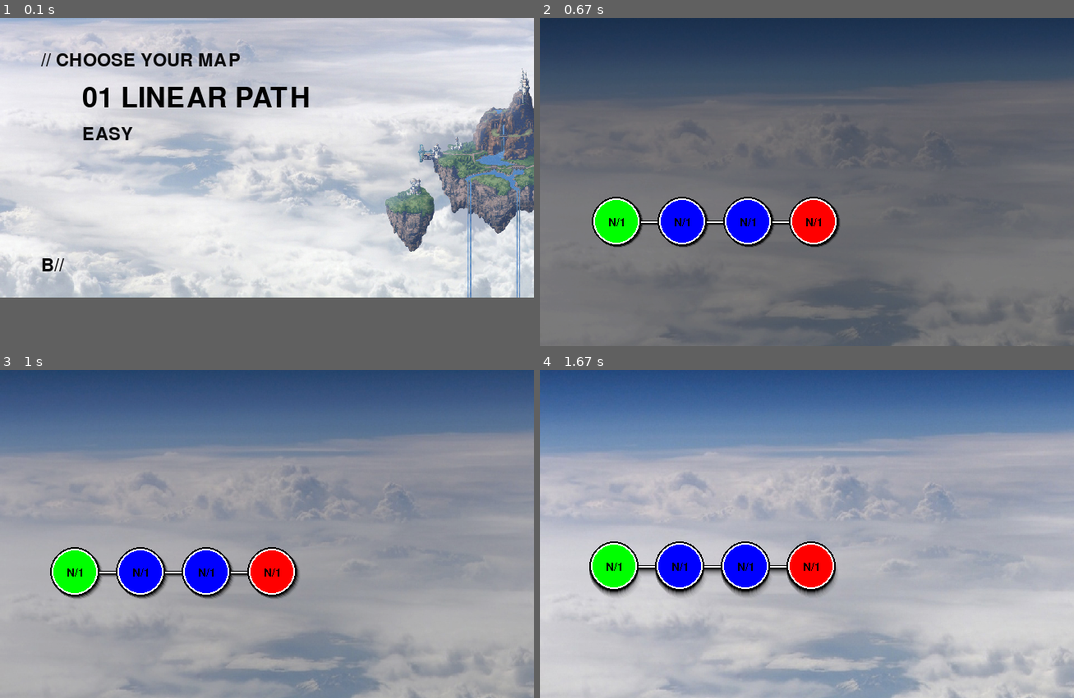
Above: before the commit, frames 1-4 (two rows, left to right).
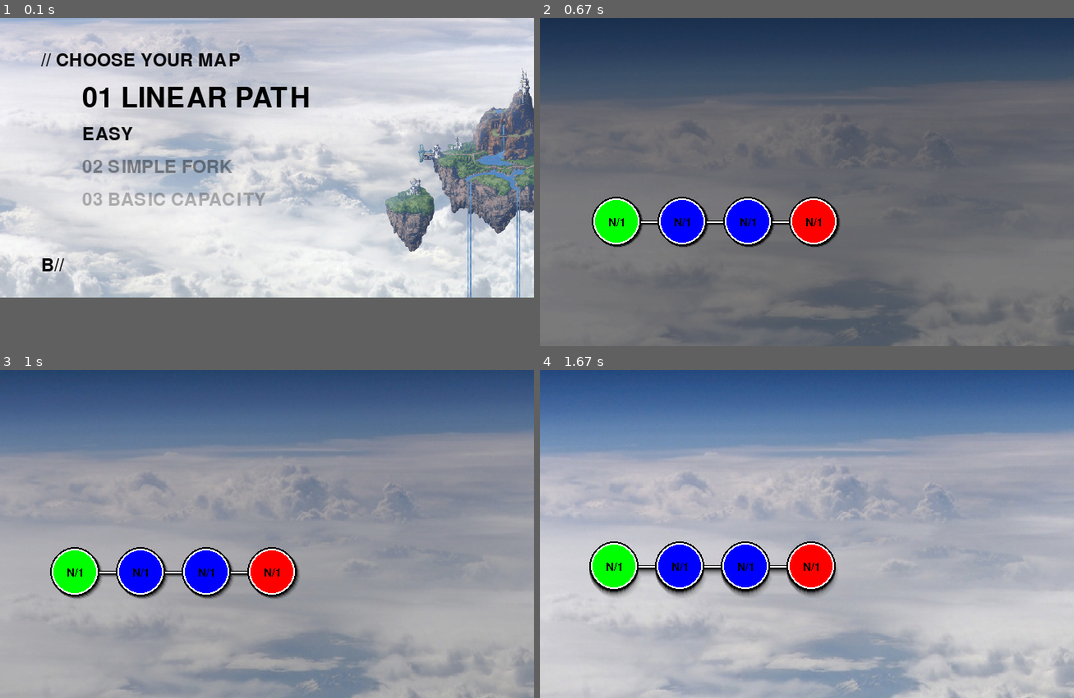
Above: after the commit, the same moments.

Repository: bilalium1/fly-in
Game: pygame game, started from main.py
Two runs of this game, one before a commit and one after it. Both use one fixed random seed, a clock stepped at 60 frames per second and the inputs below.
Inputs:
- Up to frame 1 (0.1 s): no input
- Up to frame 2 (0.67 s): tap Enter at 0.33 s
- Up to frame 3 (1 s): no input
- Up to frame 4 (1.67 s): no input
The pictures show only the part of the screen within x 0-50%, y 20-70%; the shares and areas given below are measured in that part.

The runs differ from the first frame. In frame 1, 1.2% of the frame differs, in the area x 15-50%, y 43-58%; in frame 2, nothing differs; in frame 3, nothing differs; in frame 4, nothing differs.

Commit message:
ts is so fine

Diff:
--- a/main.py
+++ b/main.py
@@ -11,6 +11,9 @@
     print("\n[B//] WELCOME TO FLY-IN\n")
     print("[+//] RUNNING PARSING TEST...\n")
     map = menu_viz()
+    if map is None:
+        print("[x//] No file was chosen.")
+        return
     info = parse(map)
     viz(info)
     print(info)
--- a/visualizer/menu_vis.py
+++ b/visualizer/menu_vis.py
@@ -42,13 +42,15 @@
             if event.type == pygame.QUIT:
                 running = False
             elif event.type == pygame.KEYDOWN:
-                if event.key == pygame.K_RIGHT:
+                if event.key == pygame.K_DOWN:
                     i = (i + 1) % n_maps
-                if event.key == pygame.K_LEFT:
+                if event.key == pygame.K_UP:
                     i = (i - 1) % n_maps
                 current_map = maps[i]
                 if event.key == pygame.K_RETURN:
                     return (current_map)
+                if event.key == pygame.K_q or event.key == pygame.K_ESCAPE:
+                    return (None)
 
         # fill screen with color to wipe away anything from last frame
         screen.blit(img, (0,0))
@@ -59,13 +61,20 @@
         choose = small_font.render("// CHOOSE YOUR MAP", True, (10,10,12))
         diff = small_font.render(current_map.split("/")[1].upper(), True, (10,10,12))
         map = big_font.render(current_map.split("/")[2][:-4].replace("_", " ").upper(), True, (0,0,0))
+        n_map = small_font.render(maps[(i + 1) % n_maps].split("/")[2][:-4].replace("_", " ").upper(), True, (0,0,0))
+        nn_map = small_font.render(maps[(i + 2) % n_maps].split("/")[2][:-4].replace("_", " ").upper(), True, (0,0,0))
         credit = small_font.render("B//", True, (10,10,12))
+        n_map.set_alpha(100)
+        nn_map.set_alpha(70)
         screen.blit(header_hs, (50, 50 + math.sin(time.time() * 3 - 0.5) * 8))
         screen.blit(header_sh, (50, 50 + math.sin(time.time() * 3 - 0.2) * 8))
         screen.blit(header, (50, 50 + math.sin((time.time()) * 3) * 8))
         screen.blit(choose, (50, 200))
         screen.blit(map, (100, 240))
         screen.blit(diff, (100, 290))
+        screen.blit(n_map, (100, 330))
+        screen.blit(nn_map, (100, 370))
+
 
         screen.blit(credit, (50, 450))
 
@@ -76,4 +85,4 @@
         clock.tick(30) # RUNS AT 60 FPS
 
     pygame.quit()
-    return ()
+    return (None)
